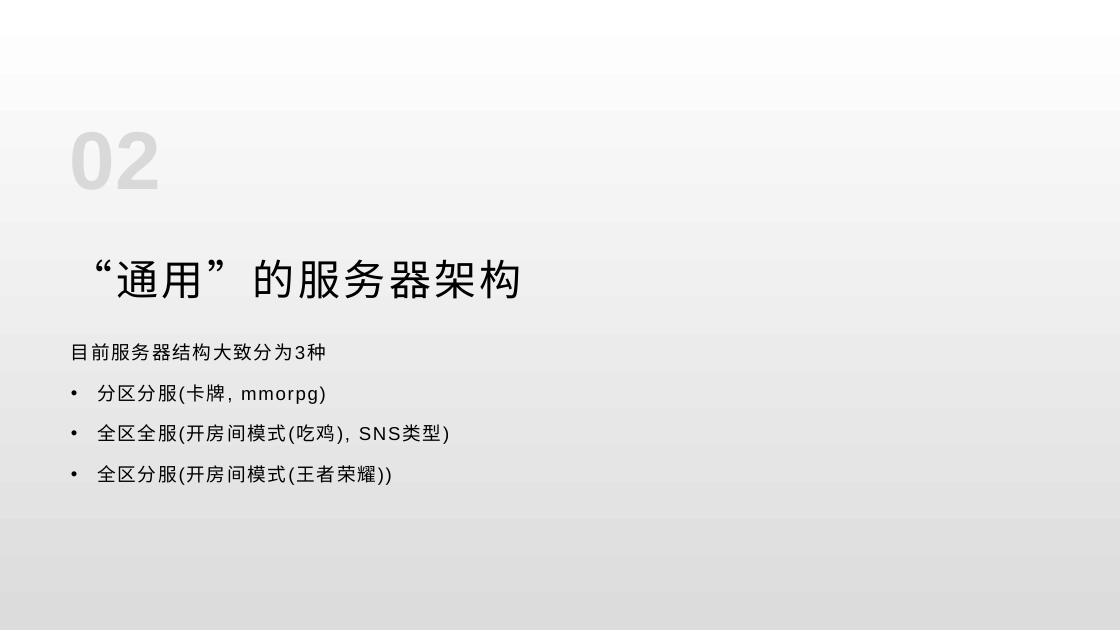
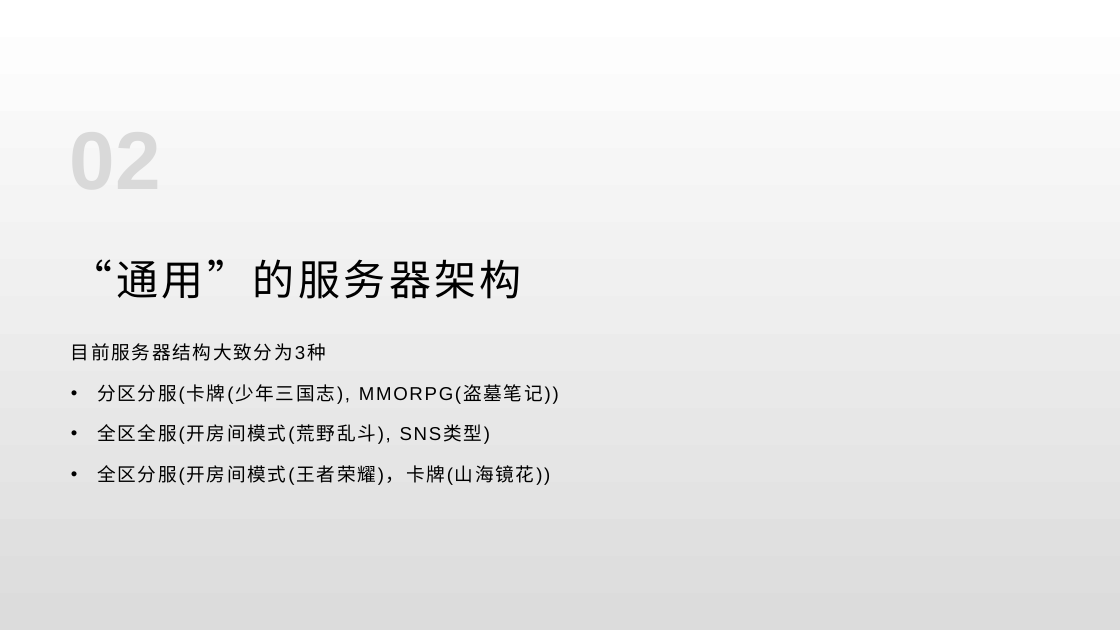
Before and after one commit to lori227/KFrame, a slide deck: slide 6 of _doc/KFrame.pptx. Drawn at 1120x630 pixels with LibreOffice and Linux fonts; fonts in the diff are those of the drawing. Boxes give left, top, right and bottom in pixels: in the first picture for what was removed or moved away, otherwise in the second. Text is boxed around its words. In the diff, an @@ line names an element or a change of style, - is before the commit and + after.

```diff
--- a/_doc/KFrame.pptx
+++ b/_doc/KFrame.pptx
@@ text at bbox=[97, 384, 559, 485]: text changed @@
-• 分区分服(卡牌, mmorpg)
-• 全区全服(开房间模式(吃鸡), SNS类型)
-• 全区分服(开房间模式(王者荣耀))
+• 分区分服(卡牌(少年三国志), MMORPG(盗墓笔记))
+• 全区全服(开房间模式(荒野乱斗), SNS类型)
+• 全区分服(开房间模式(王者荣耀)，卡牌(山海镜花))
```
Also in this commit, not shown: 4 other slides changed, 4 slides added, 2 slides removed, 1 other file.
